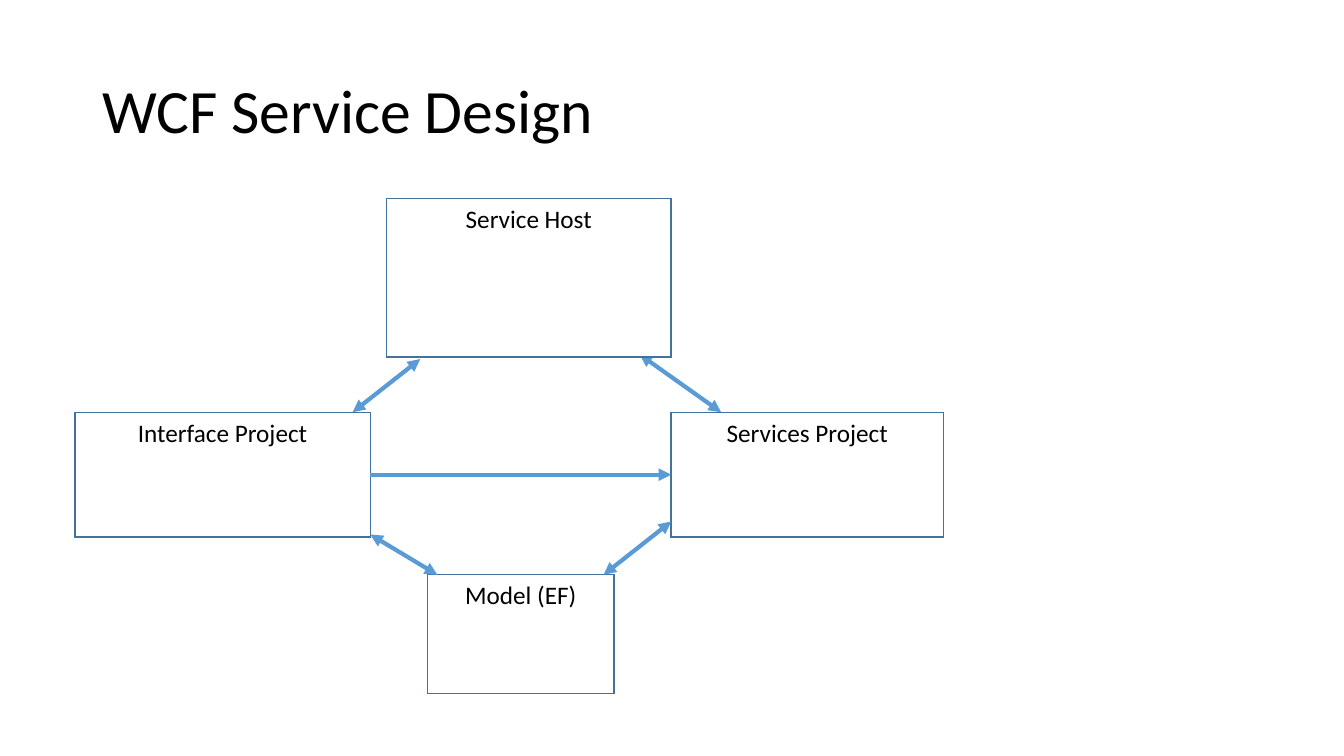
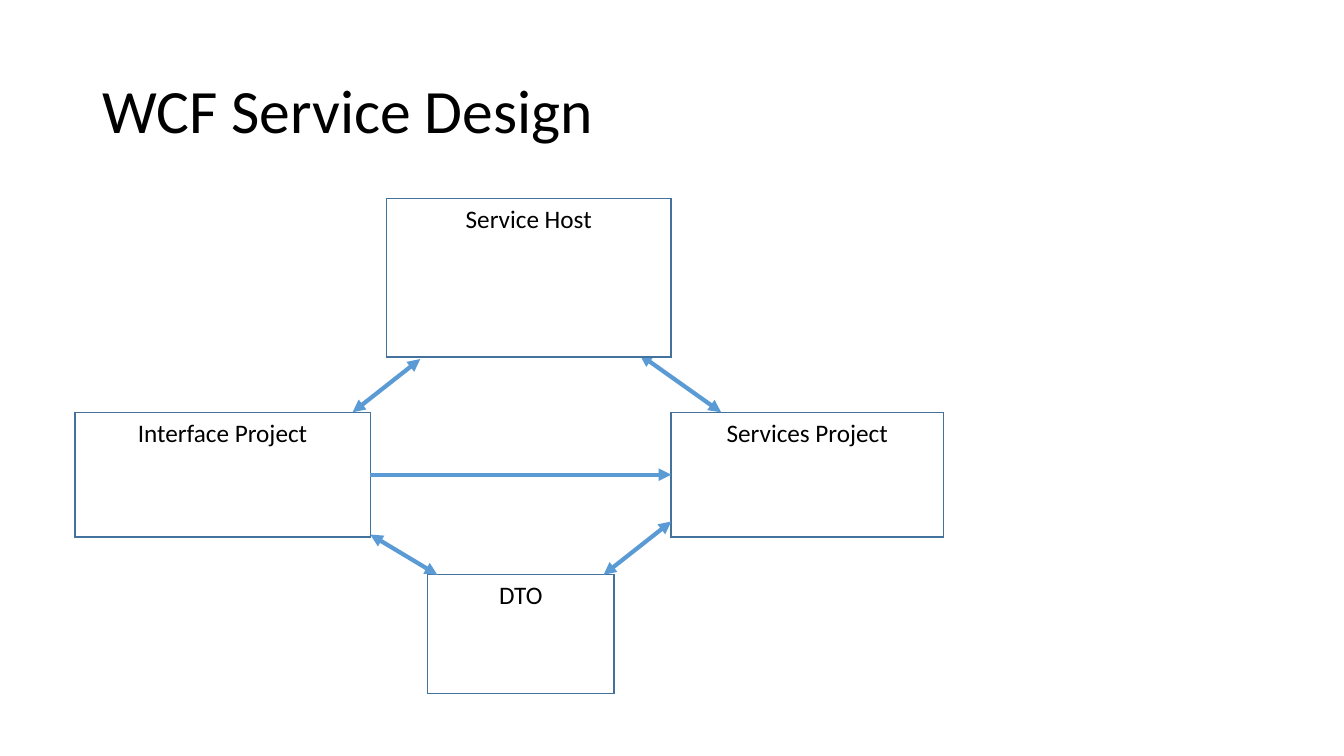
Before and after one commit to shengkiat/.NET, a slide deck: slide 2 of Doc/WCF.pptx. Drawn at 1344x756 pixels with LibreOffice and Linux fonts; fonts in the diff are those of the drawing. Boxes give left, top, right and bottom in pixels: in the first picture for what was removed or moved away, otherwise in the second. Text is boxed around its words. In the diff, an @@ line names an element or a change of style, - is before the commit and + after.

```diff
--- a/Doc/WCF.pptx
+++ b/Doc/WCF.pptx
@@ text in rectangle at bbox=[499, 587, 542, 604]: text changed @@
-Model (EF)
+DTO
```
Also in this commit, not shown: 1 other slide changed, 1 slide added.
